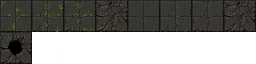
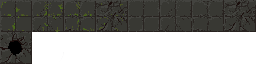
Before/after of a 256×64 layered artwork. What changed in the layer stack:
"Layer 7": opacity 66% → 100%, blend hard light → normal, painted on it over bbox(0, 0, 256, 64)
removed layer "Layer 6" over bbox(1, 2, 124, 32)
removed layer "Layer 13" over bbox(0, 32, 32, 64)
removed layer "Layer 0" over bbox(0, 0, 256, 32)
